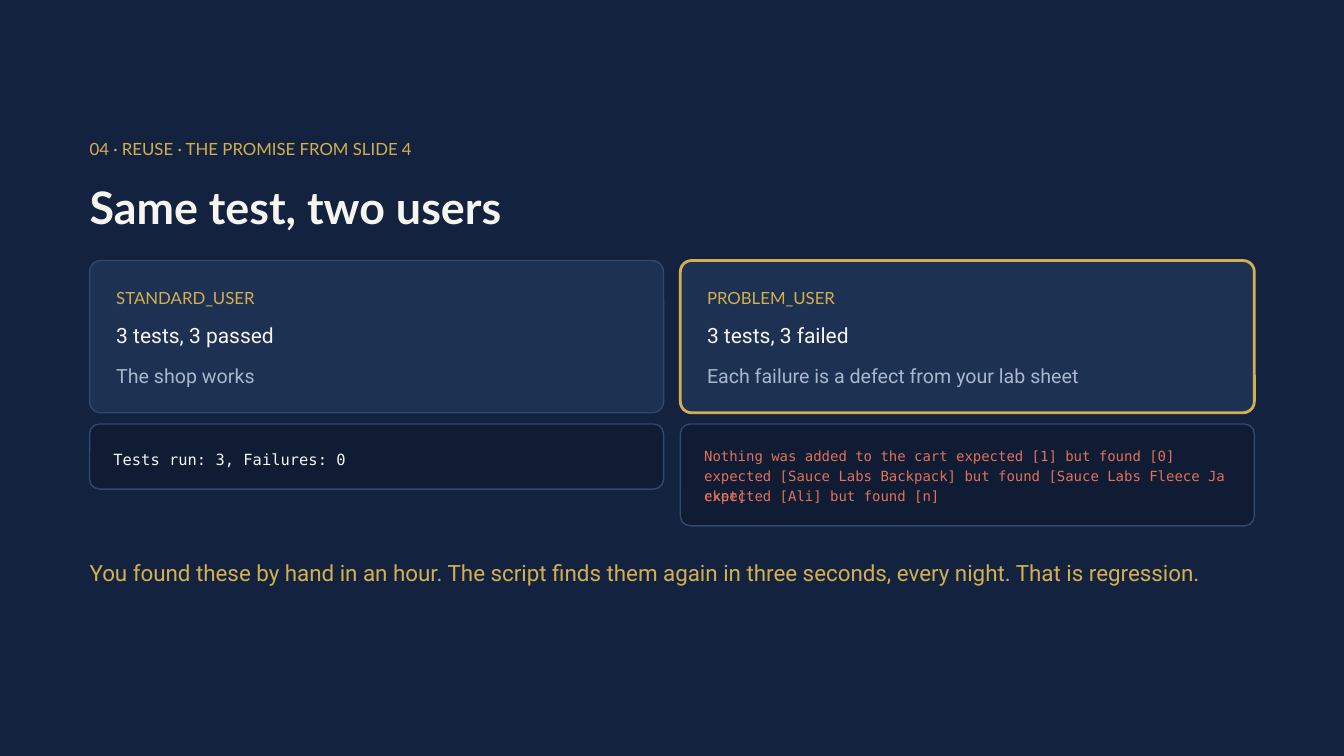
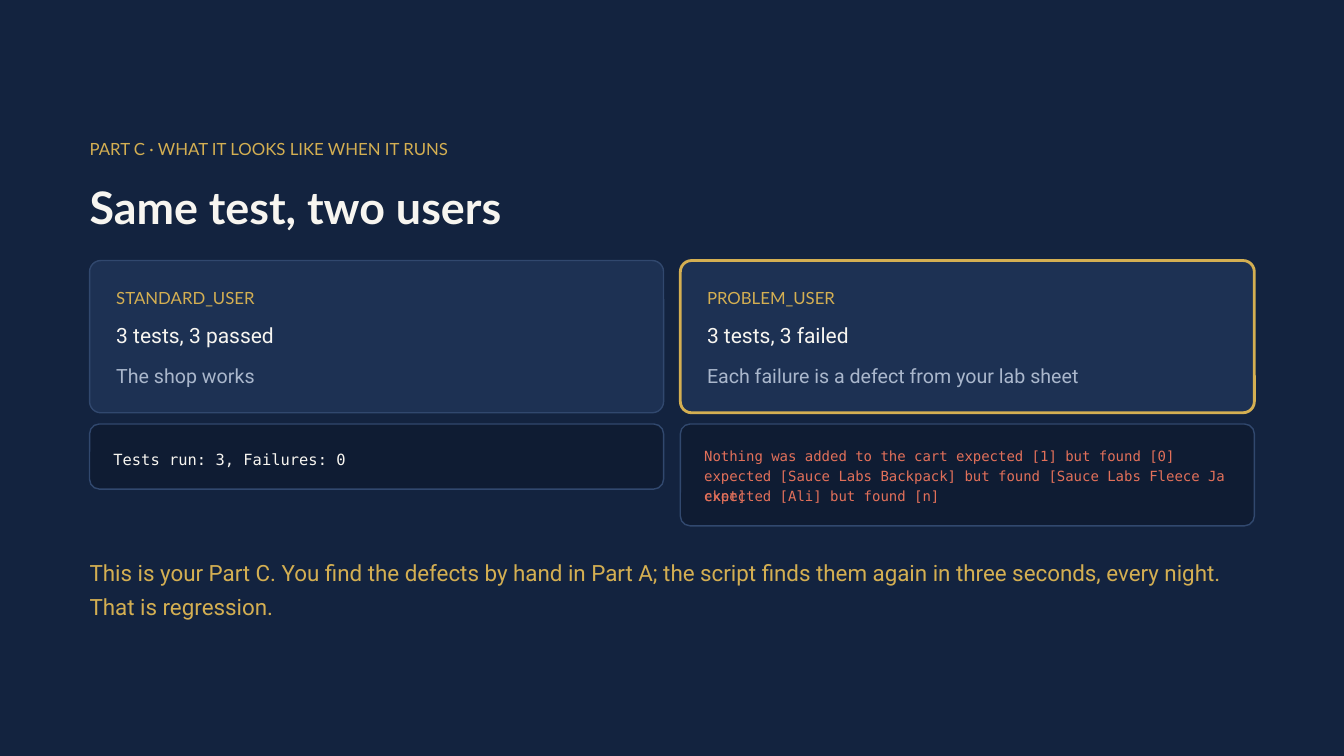
Before and after one commit to MohamedShehab280/software-testing, a slide deck: slide 21 of week-04/Week 4 - Locators and Assertions.pptx (slide 22 before the commit). Drawn at 1344x756 pixels with LibreOffice and Linux fonts; fonts in the diff are those of the drawing. Boxes give left, top, right and bottom in pixels: in the first picture for what was removed or moved away, otherwise in the second. Text is boxed around its words. In the diff, an @@ line names an element or a change of style, - is before the commit and + after.

```diff
--- a/week-04/Week 4 - Locators and Assertions.pptx
+++ b/week-04/Week 4 - Locators and Assertions.pptx
@@ text at <box>90,143,448,155</box>: text changed @@
-04 · REUSE · THE PROMISE FROM SLIDE 4
+PART C · WHAT IT LOOKS LIKE WHEN IT RUNS
@@ text at <box>90,564,1220,620</box>: text changed @@
-You found these by hand in an hour. The script finds them again in three seconds, every night. That is regression.
+This is your Part C. You find the defects by hand in Part A; the script finds them again in three seconds, every night. That is regression.
```
Also in this commit, not shown: 2 other slides changed, 5 slides added, 7 slides removed, 1 other file.
